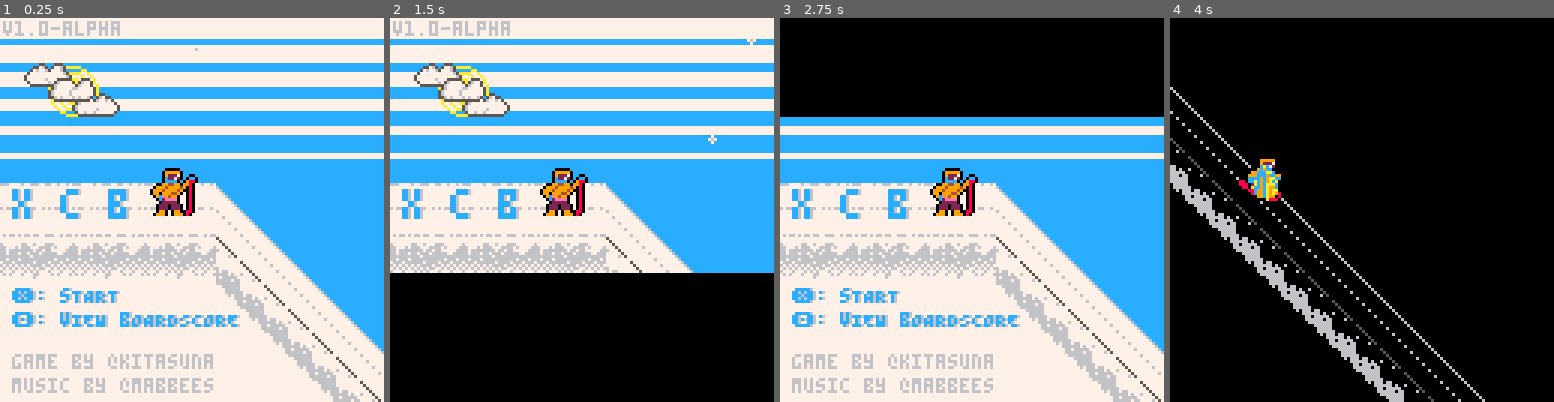
Above: before the commit, frames 1-4 (left to right).
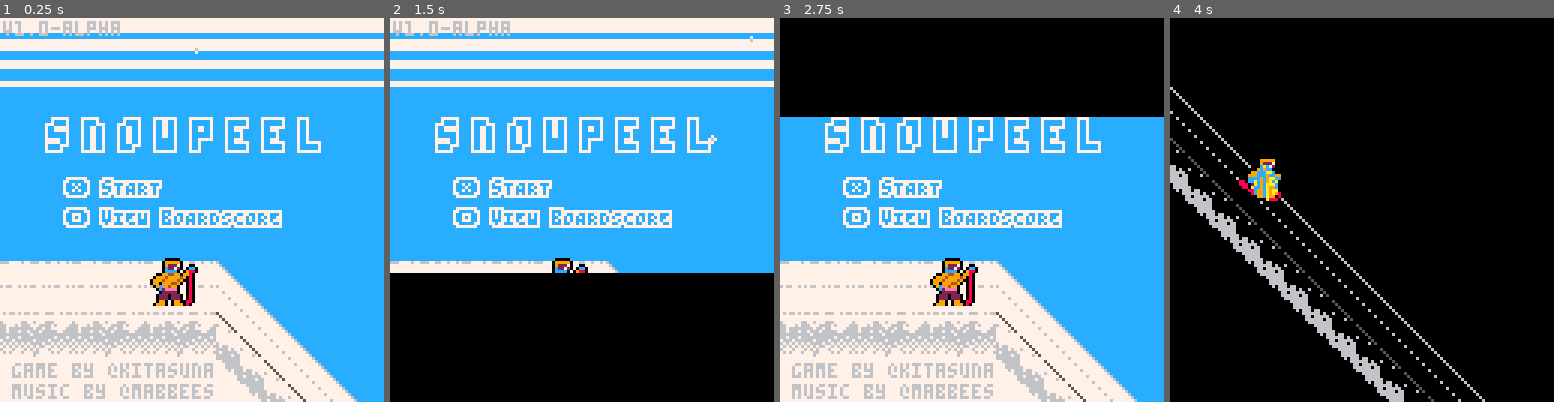
Above: after the commit, the same moments.

Repository: radicalslice/xcb
Game: PICO-8 cartridge main.p8
Two runs of this game, one before a commit and one after it. Both use one fixed random seed, a clock stepped at 60 frames per second and the inputs below.
Inputs:
- Up to frame 1 (0.25 s): no input
- Up to frame 2 (1.5 s): tap O (Z key) at 0.33, 0.7, 1.43 s; tap X (X key) at 1.07 s
- Up to frame 3 (2.75 s): hold Left 1.97-2.37 s; tap X (X key) at 2.07, 2.4, 2.73 s; tap O (Z key) at 2.22 s; hold Down from 2.42 s (still down)
- Up to frame 4 (4 s): release Down at 2.82 s; hold Right 2.87-3.53 s; tap X (X key) at 3.07, 3.4, 3.73 s; tap O (Z key) at 3.1, 3.98 s; hold Up from 3.58 s (still down)

The runs differ from the first frame. In frame 1, 49% of the frame differs, in the area x 0-100%, y 3-100%; in frame 2, 32%; in frame 3, 36%; in frame 4, nothing differs.

Commit message:
v1.0::title Add title screen v1.0::misc improve juicebox sprite

Diff:
--- a/_gameover.lua
+++ b/_gameover.lua
@@ -1,7 +1,8 @@
 function _draw_gameover()
-  cls()
-  print("game over", 48, 64, 8)
-  print("press "..BUTTON_X.." or "..BUTTON_O.." to restart", 14, 107, 8)
+  _draw_game()
+  print("\^w\^t\^o7ffgame", 32, 48, 8)
+  print("\^w\^t\^o7ffover", 66, 48, 8)
+  print("\^o8ffpress "..BUTTON_X.." or "..BUTTON_O.." to restart", 14, 100, 7)
 end
 
 function _update_gameover()
@@ -9,6 +10,6 @@
     __update = _update_title
     __draw = _draw_title
     _level_index = 0
-    _timers.input_freeze:init(0.2, _now)
+    _timers.input_freeze:init(0.4, _now)
   end
 end
--- a/_title.lua
+++ b/_title.lua
@@ -7,7 +7,7 @@
   -- sky
   rectfill(0, 0, 128, 128, 12)
   -- clouds
-  local cloudheight = 6
+  local cloudheight = 4
   local gapheight = 3
   local next_y = 0
   while cloudheight > 0 do
@@ -17,35 +17,25 @@
     gapheight += 1
   end
 
-  -- new stuff
-  circfill(24, 24, 4, 10)
-  circ(24, 24, 6, 10)
-  circ(24, 24, 8, 10)
-  spr(98, 24, 25, 2, 1)
-  spr(98, 8, 15, 2, 1, true)
-  spr(116, 16, 20, 2, 1)
+  rectfill(0, 110, 90, 132, 7)
 
-  -- flat bit
-  rectfill(0, 84, 88, 132, 7)
-  rectfill(88, 100, 116, 132, 7)
+  print("\^w\^t\^x64\^o7ff snowpeel", -8, 34, 12)
+  print("\^o7ff"..BUTTON_X.." sTART", 22, 54, 12)
+  print("\^o7ff"..BUTTON_O.." vIEW bOARDSCORE", 22, 64, 12)
+
   for i=0,2 do
-    map(21, 0, (i*24), 48, 3, 5)
+    map(21, 0, (i*24), 74, 3, 5)
   end
   -- downward ramp
   for i=0,6 do
-    map(27, 0, 72+(i*8), 56+(i*8), 1, 5)
+    map(27, 0, 72+(i*8), 81+(i*8), 1, 5)
   end
   -- dude
-  spr(128, 50, 50, 2, 2)
-  print("\^w\^t\^o610x c b", 4, 57, 12)
-
-  print("\^o610"..BUTTON_X..": sTART", 4, 90, 12)
-  print("\^o610"..BUTTON_O..": vIEW bOARDSCORE", 4, 98, 12)
-  -- palt()
+  spr(128, 50, 80, 2, 2)
 
   print("v1.0-alpha", 1, 1, 6)
-  print("game by @kitasuna", 4, 112, 6)
-  print("music by @mabbees", 4, 120, 6)
+  print("game by @kitasuna", 4, 115, 6)
+  print("music by @mabbees", 4, 122, 6)
 
   foreach(_FX.snow, function(c)
     spr(118, c.x, c.y)
@@ -75,7 +65,7 @@
     _timers.show_boardscore:init(0.2, _now)
   end
 
-  if _timers.input_freeze.ttl == 0 and btnp(5)  and _timers.interlevel.ttl <= 0 then
+  if _timers.input_freeze.ttl == 0 and btnp(5) and _timers.interlevel.ttl <= 0 then
     anytime_init()
     _timers.interlevel:init(0.2, _now)
     _init_wipe(0.4)
--- a/level.lua
+++ b/level.lua
@@ -22,7 +22,7 @@
     name = _level_names[1],
     -- mountain tile x, mountain tile y, mountain pos y, tree pos y, flat map x,ramp left start,ramp right end,fill color for under course
     tiles = {17,1,24,30,21,24,27,7},
-    item_pos = {1750, 270},
+    item_pos = {1828, 240},
     tree_tileheight = 3,
     foreground = false,
     notif_f0 = function()
--- a/main.p8
+++ b/main.p8
@@ -275,95 +300,104 @@
 10100000000000000000000000000000000000000000000000000000000000008b5b00000000000000000000000000000000000000000000000000000000000000000000000000000000000000000000000000000000000000000000000000000000000000000000000000000000000000000000000000000000000000000000
 1000000000000000000000000000000000000000000000000000000000000000b95b00000000000000000000000000000000000000000000000000000000000000000000000000000000000000000000000000000000000000000000000000000000000000000000000000000000000000000000000000000000000000000000
 0000100000000000000000000000000000000000000000000000000000000000000000000000000000000000000000000000000000000000000000000000000000000000000000000000000000000000000000000000000000000000000000000000000000000000000000000000000000000000000000000000000000000000
-…(92 lines of a section not shown)…
+0000000000000000000000000000000000000000000000000000000000000000000000000000000000000000000000000000000000000000000000000000000000000000000000000000000000000000000000000000000000000000000000000000000000000000000000000000000000000000000000000000000000000000
+0000000000000000000000000000000000000000000000000000000000000000000000000000000000000000000000000000000000000000000000000000000000000000000000000000000000000000000000000000000000000000000000000000000000000000000000000000000000000000000000000000000000000000
+0000000000000000000000000000000000000000000000000000000000000000000000000000000000000000000000000000000000000000000000000000000000000000000000000000000000000000000000000000000000000000000000000000000000000000000000000000000000000000000000000000000000000000
+0000000000000000000000000000000000000000000000000000000000000000000000000000000000000000000000000000000000000000000000000000000000000000000000000000000000000000000000000000000000000000000000000000000000000000000000000000000000000000000000000000000000000000
+0000000000000000000000000000000000000000000000000000000000000000000000000000000000000000000000000000000000000000000000000000000000000000000000000000000000000000000000000000000000000000000000000000000000000000000000000000000000000000000000000000000000000000
+c6c7c8c9cacbcccdce0000000000000000000000000000000000000000000000000000000000000000000000000000000000000000000000000000000000000000000000000000000000000000000000000000000000000000000000000000000000000000000000000000000000000000000000000000000000000000000000
+d6d7d8d9dadbdcddde0000000000000000000000000000000000000000000000000000000000000000000000000000000000000000000000000000000000000000000000000000000000000000000000000000000000000000000000000000000000000000000000000000000000000000000000000000000000000000000000
+e6e7e8e9eaebecedee0000000000000000000000000000000000000000000000000000000000000000000000000000000000000000000000000000000000000000000000000000000000000000000000000000000000000000000000000000000000000000000000000000000000000000000000000000000000000000000000
+f6f7f8f9fafbfcfdfe0000000000000000000000000000000000000000000000000000000000000000000000000000000000000000000000000000000000000000000000000000000000000000000000000000000000000000000000000000000000000000000000000000000000000000000000000000000000000000000000
+…(92 lines of a section not shown)…
Not shown, changed: 72 lines of the sprite sheet (__gfx__) section of main.p8
